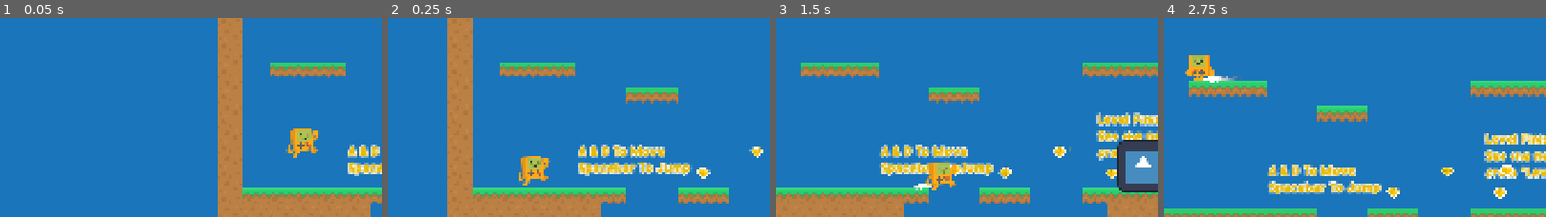
Above: before the commit, frames 1-4 (left to right).
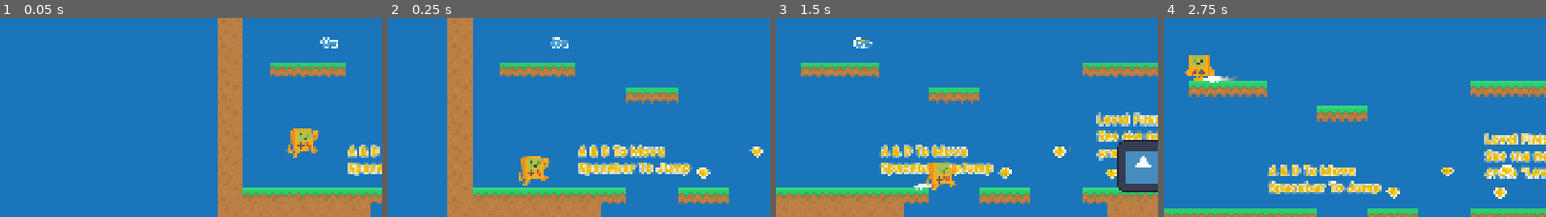
Above: after the commit, the same moments.

Repository: J-Graham22/Pepere-s-Bread
Game: Godot game, scene res://Scenes/Levels/Level_01.tscn
Two runs of this game, one before a commit and one after it. Both use one fixed random seed, a clock stepped at 60 frames per second and the inputs below. The engine's default icon, where the game draws it, is replaced by a stand-in: a white triangle on a blue panel in a dark square.
Inputs:
- Up to frame 1 (0.05 s): no input
- Up to frame 2 (0.25 s): no input
- Up to frame 3 (1.5 s): hold Space (Confirm) 0.53-1.28 s; hold Right (Right) from 0.53 s (still down); tap X (Jump) at 0.77 s; tap Z (Run) at 1.35 s
- Up to frame 4 (2.75 s): tap X (Jump) at 1.52 s; release Right (Right) at 2.03 s; hold Left (Left) from 2.03 s (still down); hold Space (Confirm) from 2.03 s (still down)
The pictures show only the part of the screen within x 0-50%, y 20-70%; the shares and areas given below are measured in that part.

The runs differ from the first frame. In frame 1, 0.2% of the frame differs, in the area x 83-89%, y 9-16%; in frame 2, 0.2%, in the area x 42-48%, y 9-16%; in frame 3, 0.2%; in frame 4, nothing differs.

Commit message:
implemented ingredient checking for next level door

Diff:
--- a/Scenes/Levels/Level_01.tscn
+++ b/Scenes/Levels/Level_01.tscn
@@ -12,6 +12,7 @@
 [ext_resource type="Texture2D" uid="uid://621as0fwjhum" path="res://Assets/Textures/star_07.png" id="10_1bssr"]
 [ext_resource type="PackedScene" uid="uid://d1pf0tksqtxyj" path="res://Scenes/Prefabs/rabbit.tscn" id="10_5vjlm"]
 [ext_resource type="PackedScene" uid="uid://wi2u2cuco683" path="res://Scenes/Prefabs/goblin.tscn" id="12_aksfc"]
+[ext_resource type="PackedScene" uid="uid://dnoshi376cqqx" path="res://Scenes/Prefabs/Ingredient.tscn" id="13_5pmb1"]
 
 [sub_resource type="TileSetAtlasSource" id="TileSetAtlasSource_gs0qk"]
 texture = ExtResource("5_wqbaa")
@@ -225,4 +226,12 @@
 [node name="Goblin" parent="." instance=ExtResource("12_aksfc")]
 position = Vector2(2716, 124)
 
+[node name="Ingredient" parent="." instance=ExtResource("13_5pmb1")]
+position = Vector2(217, 79)
+
+[node name="Ingredient2" parent="." instance=ExtResource("13_5pmb1")]
+position = Vector2(4428, -50)
+
 [connection signal="health_changed" from="Player" to="UserInterface/GameUI" method="_on_player_health_changed"]
+[connection signal="collected" from="Ingredient" to="LevelFinishDoor" method="_on_ingredient_collected"]
+[connection signal="collected" from="Ingredient2" to="LevelFinishDoor" method="_on_ingredient_2_collected"]
--- /dev/null
+++ b/Scenes/Prefabs/Ingredient.gd
@@ -0,0 +1,32 @@
+extends Area2D
+
+@export var amplitude := 4
+@export var frequency := 5
+
+var time_passed = 0
+var initial_position := Vector2.ZERO
+
+signal collected()
+
+func _ready():
+	initial_position = position
+
+func _process(delta):
+	ingredient_hover(delta)
+
+# Ingredient Hover Animation
+func ingredient_hover(delta):
+	time_passed += delta
+
+	var new_y = initial_position.y + amplitude * sin(frequency * time_passed)
+	position.y = new_y
+
+# Ingredient collected
+func _on_body_entered(body):
+	if body.is_in_group("Player"):
+		AudioManager.coin_pickup_sfx.play()
+		emit_signal("collected")
+		var tween = create_tween()
+		tween.tween_property(self, "scale", Vector2.ZERO, 0.1)
+		await tween.finished
+		queue_free()
--- /dev/null
+++ b/Scenes/Prefabs/Ingredient.tscn
@@ -0,0 +1,40 @@
+[gd_scene load_steps=6 format=3 uid="uid://dnoshi376cqqx"]
+
+[ext_resource type="Script" uid="uid://tbx1wvkpj3ne" path="res://Scenes/Prefabs/Ingredient.gd" id="1_228qs"]
+[ext_resource type="Texture2D" uid="uid://jaegp53ccc7w" path="res://Assets/Spritesheet/platformPack_tilesheet.png" id="2_e14hk"]
+[ext_resource type="Texture2D" uid="uid://621as0fwjhum" path="res://Assets/Textures/star_07.png" id="3_7fdtw"]
+
+[sub_resource type="Curve" id="Curve_yh7uo"]
+_data = [Vector2(0, 0), 0.0, 0.0, 0, 0, Vector2(0.494709, 1), 0.0, 0.0, 0, 0, Vector2(1, 0), 0.0, 0.0, 0, 0]
+point_count = 3
+
+[sub_resource type="Gradient" id="Gradient_kkhmu"]
+offsets = PackedFloat32Array(0.625, 1)
+colors = PackedColorArray(0.914063, 0.734375, 0, 1, 1, 1, 1, 0)
+
+[node name="Ingredient" type="Area2D"]
+script = ExtResource("1_228qs")
+
+[node name="Sprite2D" type="Sprite2D" parent="."]
+texture = ExtResource("2_e14hk")
+region_enabled = true
+region_rect = Rect2(453.5, 270.25, 51.5, 38)
+
+[node name="CollisionPolygon2D" type="CollisionPolygon2D" parent="."]
+polygon = PackedVector2Array(-8, -14, 8, -14, 18, -5, 18, -2, 2, 14, -1, 14, -17, -2, -17, -5)
+
+[node name="CoinSparkles" type="CPUParticles2D" parent="."]
+amount = 4
+texture = ExtResource("3_7fdtw")
+direction = Vector2(0, 0)
+spread = 180.0
+gravity = Vector2(0, 0)
+initial_velocity_max = 40.0
+damping_min = 0.5
+damping_max = 0.5
+scale_amount_min = 0.04
+scale_amount_max = 0.1
+scale_amount_curve = SubResource("Curve_yh7uo")
+color_ramp = SubResource("Gradient_kkhmu")
+
+[connection signal="body_entered" from="." to="." method="_on_body_entered"]
--- a/Scenes/Prefabs/goblin.tscn
+++ b/Scenes/Prefabs/goblin.tscn
@@ -43,6 +43,14 @@
 position = Vector2(0.5, -1)
 shape = SubResource("RectangleShape2D_ddbud")
 
+[node name="Hitbox" type="Area2D" parent="Hitbox"]
+collision_layer = 8
+collision_mask = 15
+
+[node name="CollisionShape2D" type="CollisionShape2D" parent="Hitbox/Hitbox"]
+position = Vector2(0.5, -1)
+shape = SubResource("RectangleShape2D_ddbud")
+
 [node name="RayCastLeft" type="RayCast2D" parent="."]
 position = Vector2(-55, 0)
 target_position = Vector2(0, 120)
--- a/Scripts/LevelFinishDoor.gd
+++ b/Scripts/LevelFinishDoor.gd
@@ -3,10 +3,25 @@
 # Define the next scene to load in the inspector
 @export var next_scene : PackedScene
 
+var ingredient_0_collected : bool = false
+var ingredient_1_collected : bool = false
+
 # Load next level scene when player collide with level finish door.
 func _on_body_entered(body):
 	if body.is_in_group("Player"):
+		if not ingredient_0_collected or not ingredient_1_collected:
+			print('missing ingredients!')
+			return
+		# need to check that player has retrieved the necessary ingredients
 		#and Input.is_action_pressed("Confirm"):
 		get_tree().call_group("Player", "death_tween") # death_tween is called here just to give the feeling of player entering the door.
 		AudioManager.level_complete_sfx.play()
 		SceneTransition.load_scene(next_scene)
+
+
+func _on_ingredient_collected() -> void:
+	ingredient_0_collected = true
+
+
+func _on_ingredient_2_collected() -> void:
+	ingredient_1_collected = true
Not shown: 1 places in Scenes/Levels/Level_01.tscn that only renumber resources
Not shown, added: Scenes/Prefabs/Ingredient.gd.uid
